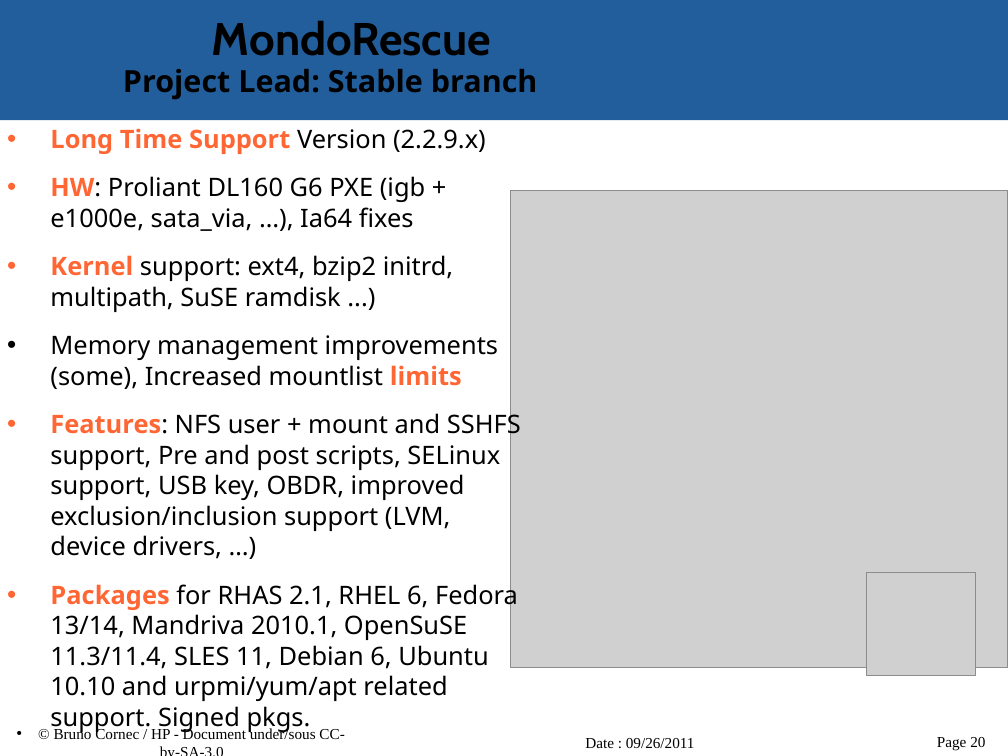
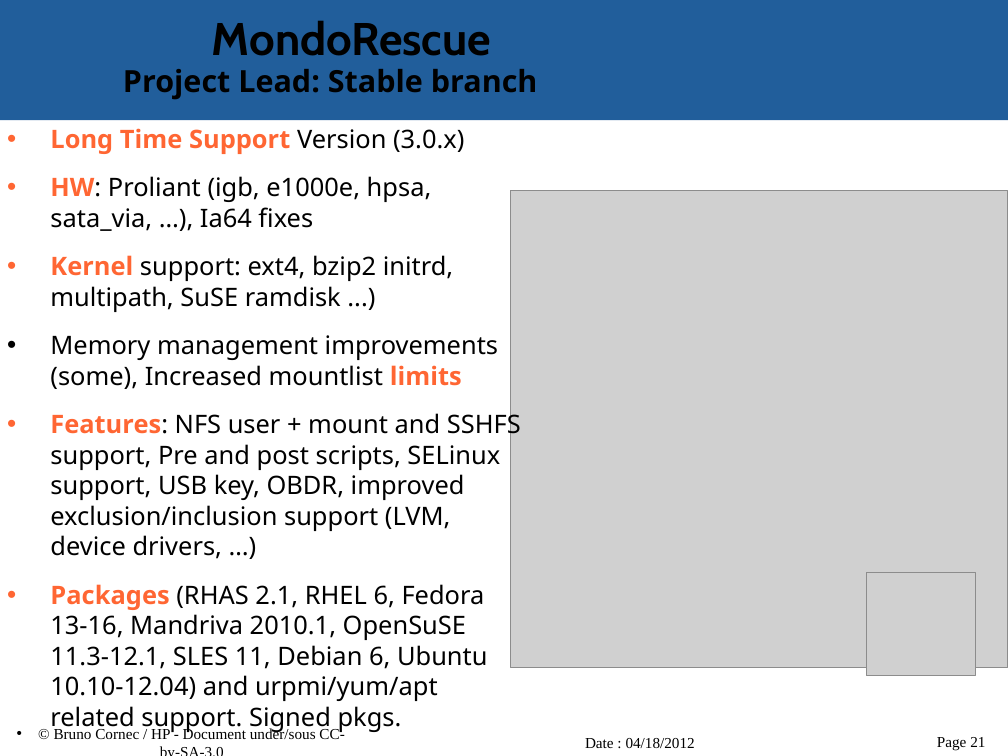
Before and after one commit to vir/mondo-rescue, a slide deck: slide 21 of mondo-doc/mondo-presentation.odp (slide 20 before the commit). Drawn at 1008x756 pixels with LibreOffice and Linux fonts; fonts in the diff are those of the drawing; grey boxes stand for pictures; background and template pictures are left out. Boxes give left, top, right and bottom in pixels: in the first picture for what was removed or moved away, otherwise in the second. Text is boxed around its words. In the diff, an @@ line names an element or a change of style, - is before the commit and + after.

```diff
--- a/mondo-doc/mondo-presentation.odp
+++ b/mondo-doc/mondo-presentation.odp
@@ text at [50, 128, 464, 231]: text changed @@
-• Long Time Support Version (2.2.9.x)
-• HW: Proliant DL160 G6 PXE (igb + e1000e, sata_via, …), Ia64 fixes
+• Long Time Support Version (3.0.x)
+• HW: Proliant (igb, e1000e, hpsa, sata_via, …), Ia64 fixes
@@ text at [50, 584, 488, 733]: text changed @@
-• Packages for RHAS 2.1, RHEL 6, Fedora 13/14, Mandriva 2010.1, OpenSuSE 11.3/11.4, SLES 11, Debian 6, Ubuntu 10.10 and urpmi/yum/apt related support. Signed pkgs.
+• Packages (RHAS 2.1, RHEL 6, Fedora 13-16, Mandriva 2010.1, OpenSuSE 11.3-12.1, SLES 11, Debian 6, Ubuntu 10.10-12.04) and urpmi/yum/apt related support. Signed pkgs.
@@ text at [585, 738, 695, 748]: text changed @@
-Date : 09/26/2011
+Date : 04/18/2012
@@ page number at [937, 737, 985, 751]: text changed @@
-Page 20
+Page 21
```
Also in this commit, not shown: 25 other slides changed, 1 slide added.
